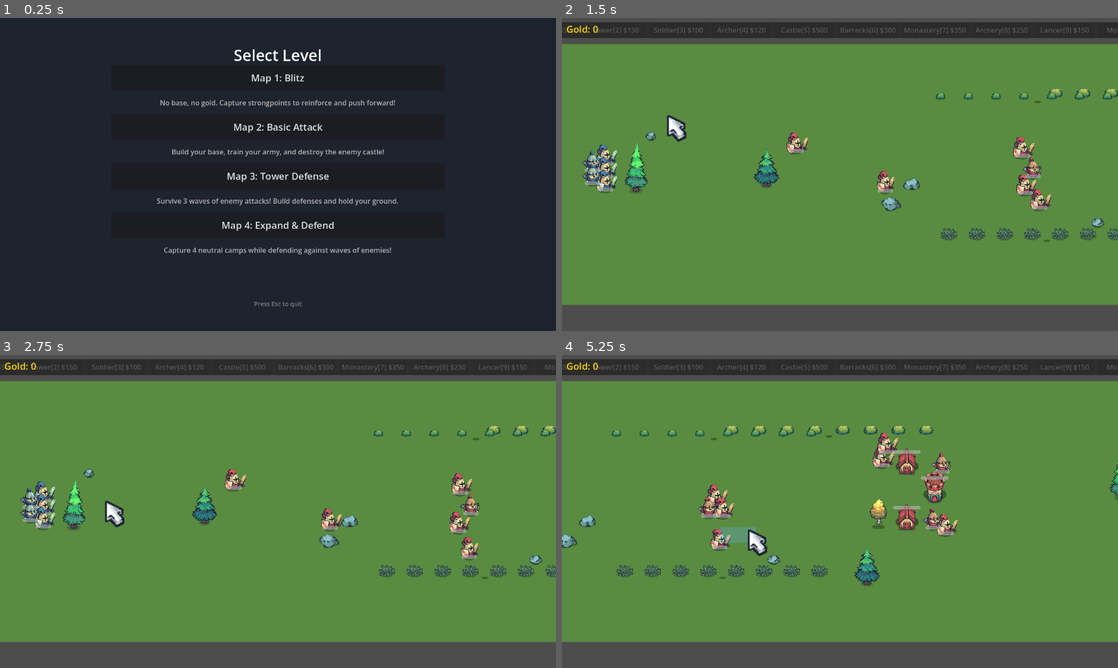
Above: before the commit, frames 1-4 (two rows, left to right).
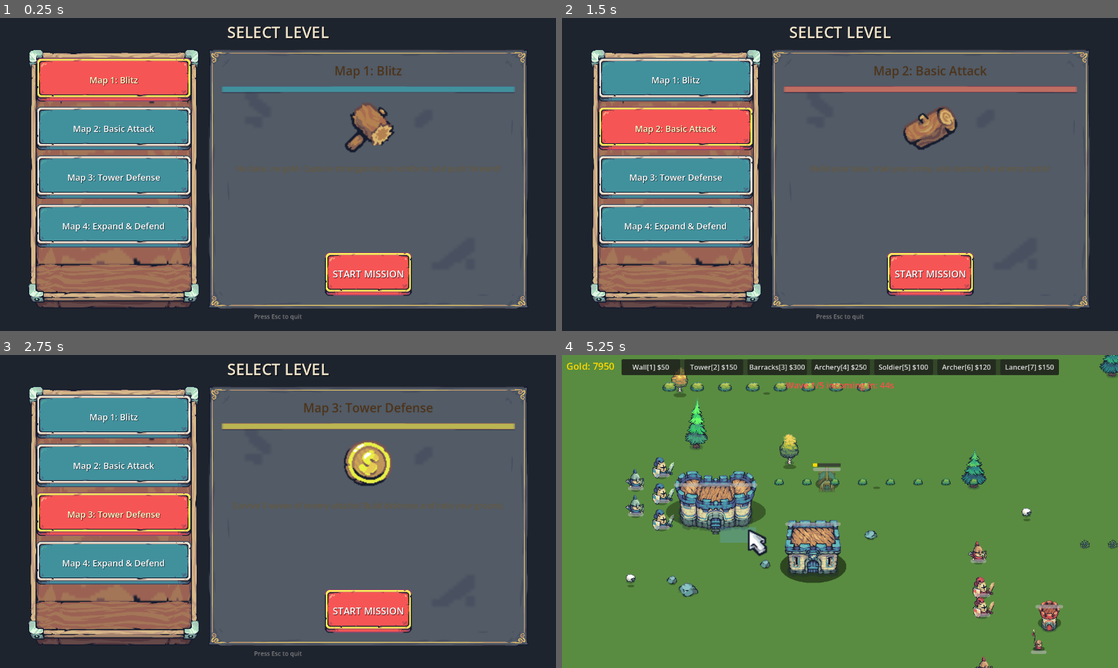
Above: after the commit, the same moments.

Repository: IguanaYu/godot_rts_start
Game: Godot game, scene res://scenes/level_select.tscn
Two runs of this game, one before a commit and one after it. Both use one fixed random seed, a clock stepped at 60 frames per second and the inputs below.
Inputs (mouse positions are in pixels of both pictures, inside the frame that each line leads up to):
- Up to frame 1 (0.25 s): no input
- Up to frame 2 (1.5 s): click (673, 80) at 0.52 s; click (673, 127) at 1.27 s
- Up to frame 3 (2.75 s): click (111, 514) at 2.02 s
- Up to frame 4 (5.25 s): click (673, 561) at 2.77 s; click (928, 611) at 3.52 s; tap Enter at 4.25 s; move the mouse to (962, 495) at 4.27 s; hold Right 4.28-5 s; tap 1 at 4.35 s; click (962, 495) at 4.42 s; tap Space at 4.52 s; drag from (728, 527) to (812, 574) at 5.02 s

The runs differ from the first frame. In frame 1, 70% of the frame differs, in the area x 5-95%, y 2-97%; in frame 2, 95%; in frame 3, 95%, in the area x 0-100%, y 0-100%; in frame 4, 26%.

Commit message:
重设计选关界面：左右分栏布局+Tiny Swords九宫格素材
- 左侧35%：WoodTable九宫格底板+4个蓝/红按钮
- 右侧65%：SpecialPaper九宫格底板+关卡预览+START按钮
- 运行时裁剪九宫格透明间隙拼合连续纹理，解决拉伸缝隙问题
- 鼠标悬停按钮实时切换右侧预览，点击选中变红
- 保留ESC退出功能

Diff:
--- a/scripts/level_select.gd
+++ b/scripts/level_select.gd
@@ -1,84 +1,516 @@
 extends Control
 
-var level_buttons: Array[Button] = []
-
+# === 素材路径常量 ===
+const PATH_BANNER := "res://assets/Tiny Swords (Free Pack)/Tiny Swords (Free Pack)/UI Elements/UI Elements/Banners/Banner.png"
+const PATH_WOOD_TABLE := "res://assets/Tiny Swords (Free Pack)/Tiny Swords (Free Pack)/UI Elements/UI Elements/Wood Table/WoodTable.png"
+const PATH_SPECIAL_PAPER := "res://assets/Tiny Swords (Free Pack)/Tiny Swords (Free Pack)/UI Elements/UI Elements/Papers/SpecialPaper.png"
+const PATH_BTN_BLUE_REG := "res://assets/Tiny Swords (Free Pack)/Tiny Swords (Free Pack)/UI Elements/UI Elements/Buttons/BigBlueButton_Regular.png"
+const PATH_BTN_BLUE_PRS := "res://assets/Tiny Swords (Free Pack)/Tiny Swords (Free Pack)/UI Elements/UI Elements/Buttons/BigBlueButton_Pressed.png"
+const PATH_BTN_RED_REG := "res://assets/Tiny Swords (Free Pack)/Tiny Swords (Free Pack)/UI Elements/UI Elements/Buttons/BigRedButton_Regular.png"
+const PATH_BTN_RED_PRS := "res://assets/Tiny Swords (Free Pack)/Tiny Swords (Free Pack)/UI Elements/UI Elements/Buttons/BigRedButton_Pressed.png"
+const PATH_SMALL_RIBBONS := "res://assets/Tiny Swords (Free Pack)/Tiny Swords (Free Pack)/UI Elements/UI Elements/Ribbons/SmallRibbons.png"
+const PATH_ICON_01 := "res://assets/Tiny Swords (Free Pack)/Tiny Swords (Free Pack)/UI Elements/UI Elements/Icons/Icon_01.png"
+const PATH_ICON_02 := "res://assets/Tiny Swords (Free Pack)/Tiny Swords (Free Pack)/UI Elements/UI Elements/Icons/Icon_02.png"
+const PATH_ICON_03 := "res://assets/Tiny Swords (Free Pack)/Tiny Swords (Free Pack)/UI Elements/UI Elements/Icons/Icon_03.png"
+const PATH_ICON_04 := "res://assets/Tiny Swords (Free Pack)/Tiny Swords (Free Pack)/UI Elements/UI Elements/Icons/Icon_04.png"
+
+# === 关卡数据 ===
 var levels := [
 	{
 		"name": "Map 1: Blitz",
 		"desc": "No base, no gold. Capture strongpoints to reinforce and push forward!",
-		"scene": "res://scenes/maps/map_1.tscn"
+		"scene": "res://scenes/maps/map_1.tscn",
+		"icon": PATH_ICON_01,
+		"ribbon_row": 0,
 	},
 	{
 		"name": "Map 2: Basic Attack",
 		"desc": "Build your base, train your army, and destroy the enemy castle!",
-		"scene": "res://scenes/maps/map_2.tscn"
+		"scene": "res://scenes/maps/map_2.tscn",
+		"icon": PATH_ICON_02,
+		"ribbon_row": 2,
 	},
 	{
 		"name": "Map 3: Tower Defense",
 		"desc": "Survive 3 waves of enemy attacks! Build defenses and hold your ground.",
-		"scene": "res://scenes/maps/map_3.tscn"
+		"scene": "res://scenes/maps/map_3.tscn",
+		"icon": PATH_ICON_03,
+		"ribbon_row": 4,
 	},
 	{
 		"name": "Map 4: Expand & Defend",
 		"desc": "Capture 4 neutral camps while defending against waves of enemies!",
-		"scene": "res://scenes/maps/map_4.tscn"
+		"scene": "res://scenes/maps/map_4.tscn",
+		"icon": PATH_ICON_04,
+		"ribbon_row": 6,
 	},
 ]
 
+# === UI 引用 ===
+var selected_index: int = -1
+var button_backgrounds: Array[NinePatchRect] = []
+var button_labels: Array[Label] = []
+var right_title: Label
+var right_desc: Label
+var right_icon: TextureRect
+var right_ribbon: NinePatchRect
+var start_button_bg: NinePatchRect
+
+# === 预处理的九宫格纹理（去除透明间隙后的连续纹理）===
+var np_banner: Dictionary
+var np_wood_table: Dictionary
+var np_paper: Dictionary
+var np_btn_blue: Dictionary
+var np_btn_blue_prs: Dictionary
+var np_btn_red: Dictionary
+var np_btn_red_prs: Dictionary
+
+# ============================================================
+# 九宫格纹理预处理：从精灵图裁剪9个tile并拼合成连续纹理
+# ============================================================
+# content_rows/cols: [[start, end], [start, end], [start, end]]
+# start/end 是像素坐标（包含端点）
+func _process_ninepatch(source_path: String, content_rows: Array, content_cols: Array) -> Dictionary:
+	var source_tex: Texture2D = load(source_path)
+	var img: Image = source_tex.get_image()
+
+	var tw := [
+		content_cols[0][1] - content_cols[0][0] + 1,
+		content_cols[1][1] - content_cols[1][0] + 1,
+		content_cols[2][1] - content_cols[2][0] + 1,
+	]
+	var th := [
+		content_rows[0][1] - content_rows[0][0] + 1,
+		content_rows[1][1] - content_rows[1][0] + 1,
+		content_rows[2][1] - content_rows[2][0] + 1,
+	]
+
+	var new_w: int = tw[0] + tw[1] + tw[2]
+	var new_h: int = th[0] + th[1] + th[2]
+	var new_img := Image.create(new_w, new_h, false, Image.FORMAT_RGBA8)
+
+	var dst_y: int = 0
+	for r in range(3):
+		var dst_x: int = 0
+		for c in range(3):
+			var region := Rect2i(content_cols[c][0], content_rows[r][0], tw[c], th[r])
+			var tile := img.get_region(region)
+			new_img.blit_rect(tile, Rect2i(Vector2i.ZERO, tile.get_size()), Vector2i(dst_x, dst_y))
+			dst_x += tw[c]
+		dst_y += th[r]
+
+	return {
+		"texture": ImageTexture.create_from_image(new_img),
+		"margin_left": tw[0],
+		"margin_right": tw[2],
+		"margin_top": th[0],
+		"margin_bottom": th[2],
+	}
+
+
+# ============================================================
+# 初始化
+# ============================================================
 func _ready() -> void:
-	# Title
+	# 预处理所有九宫格纹理（通过 Python 像素分析得到的精确 tile 边界）
+	# Banner (448x448): row [60-127, 192-255, 320-430], col [28-127, 192-255, 320-403]
+	np_banner = _process_ninepatch(PATH_BANNER,
+		[[60, 127], [192, 255], [320, 430]],
+		[[28, 127], [192, 255], [320, 403]])
+
+	# WoodTable (448x448): row [43-127, 192-255, 320-422], col [44-127, 192-255, 320-403]
+	np_wood_table = _process_ninepatch(PATH_WOOD_TABLE,
+		[[43, 127], [192, 255], [320, 422]],
+		[[44, 127], [192, 255], [320, 403]])
+
+	# SpecialPaper (320x320): row [20-63, 128-191, 256-298], col [9-63, 128-191, 256-310]
+	np_paper = _process_ninepatch(PATH_SPECIAL_PAPER,
+		[[20, 63], [128, 191], [256, 298]],
+		[[9, 63], [128, 191], [256, 310]])
+
+	# BigBlueButton Regular (320x320): row [17-63, 128-191, 256-302], col [19-63, 128-191, 256-300]
+	np_btn_blue = _process_ninepatch(PATH_BTN_BLUE_REG,
+		[[17, 63], [128, 191], [256, 302]],
+		[[19, 63], [128, 191], [256, 300]])
+
+	# BigBlueButton Pressed (320x320): row [28-63, 128-191, 256-304], col [14-63, 128-191, 256-305]
+	np_btn_blue_prs = _process_ninepatch(PATH_BTN_BLUE_PRS,
+		[[28, 63], [128, 191], [256, 304]],
+		[[14, 63], [128, 191], [256, 305]])
+
+	# BigRedButton Regular (320x320): row [17-63, 128-191, 256-302], col [19-63, 128-191, 256-300]
+	np_btn_red = _process_ninepatch(PATH_BTN_RED_REG,
+		[[17, 63], [128, 191], [256, 302]],
+		[[19, 63], [128, 191], [256, 300]])
+
+	# BigRedButton Pressed (320x320): row [28-63, 128-191, 256-304], col [14-63, 128-191, 256-305]
+	np_btn_red_prs = _process_ninepatch(PATH_BTN_RED_PRS,
+		[[28, 63], [128, 191], [256, 304]],
+		[[14, 63], [128, 191], [256, 305]])
+
+	# 构建 UI（banner 在最底层，不遮挡内容）
+	_create_banner()
+	_create_main_layout()
+	_create_hint_label()
+	_select_level(0)
+
+
+# ============================================================
+# 辅助：创建 NinePatchRect 并设置好 margin
+# ============================================================
+func _make_ninepatch(np: Dictionary) -> NinePatchRect:
+	var npr := NinePatchRect.new()
+	npr.texture = np.texture
+	npr.patch_margin_left = np.margin_left
+	npr.patch_margin_right = np.margin_right
+	npr.patch_margin_top = np.margin_top
+	npr.patch_margin_bottom = np.margin_bottom
+	npr.mouse_filter = Control.MOUSE_FILTER_IGNORE
+	return npr
+
+
+# ============================================================
+# 顶部横幅
+# ============================================================
+func _create_banner() -> void:
+	# 简单文字标题
 	var title := Label.new()
-	title.text = "Select Level"
+	title.text = "SELECT LEVEL"
+	title.horizontal_alignment = HORIZONTAL_ALIGNMENT_CENTER
 	title.add_theme_font_size_override("font_size", 36)
-	title.horizontal_alignment = HORIZONTAL_ALIGNMENT_CENTER
+	title.add_theme_color_override("font_color", Color(0.95, 0.9, 0.8))
+	title.add_theme_color_override("font_shadow_color", Color(0, 0, 0, 0.6))
+	title.add_theme_constant_override("shadow_offset_x", 2)
+	title.add_theme_constant_override("shadow_offset_y", 2)
 	title.anchor_left = 0.0
 	title.anchor_right = 1.0
-	title.offset_top = 60.0
-	title.offset_bottom = 100.0
+	title.anchor_top = 0.01
+	title.anchor_bottom = 0.06
+	title.mouse_filter = Control.MOUSE_FILTER_IGNORE
 	add_child(title)
 
-	# Button container
-	var container := VBoxContainer.new()
-	container.anchor_left = 0.2
-	container.anchor_right = 0.8
-	container.anchor_top = 0.15
-	container.anchor_bottom = 0.85
-	container.add_theme_constant_override("separation", 15)
-	add_child(container)
+
+# ============================================================
+# 主布局容器
+# ============================================================
+func _create_main_layout() -> void:
+	var hbox := HBoxContainer.new()
+	hbox.anchor_left = 0.05
+	hbox.anchor_right = 0.95
+	hbox.anchor_top = 0.10
+	hbox.anchor_bottom = 0.93
+	hbox.add_theme_constant_override("separation", 20)
+	add_child(hbox)
+
+	_create_left_panel(hbox)
+	_create_right_panel(hbox)
+
+
+# ============================================================
+# 左侧面板 — 关卡列表
+# ============================================================
+func _create_left_panel(parent: HBoxContainer) -> void:
+	var wrapper := Control.new()
+	wrapper.size_flags_horizontal = Control.SIZE_EXPAND_FILL
+	wrapper.size_flags_stretch_ratio = 0.35
+	parent.add_child(wrapper)
+
+	# WoodTable 九宫格底板
+	var bg := _make_ninepatch(np_wood_table)
+	bg.set_anchors_and_offsets_preset(Control.PRESET_FULL_RECT)
+	wrapper.add_child(bg)
+
+	# 内容容器
+	var vbox := VBoxContainer.new()
+	vbox.set_anchors_and_offsets_preset(Control.PRESET_FULL_RECT)
+	vbox.offset_left = 20
+	vbox.offset_right = -20
+	vbox.offset_top = 20
+	vbox.offset_bottom = -20
+	vbox.add_theme_constant_override("separation", 12)
+	wrapper.add_child(vbox)
 
 	for i in range(levels.size()):
-		var level: Dictionary = levels[i]
-		var btn := Button.new()
-		btn.text = level.name
-		btn.custom_minimum_size = Vector2(0, 60)
-		btn.add_theme_font_size_override("font_size", 22)
-		var scene_path: String = level.scene
-		btn.pressed.connect(func(): _load_level(scene_path))
-		container.add_child(btn)
-		level_buttons.append(btn)
-
-		# Description label
-		var desc := Label.new()
-		desc.text = level.desc
-		desc.add_theme_font_size_override("font_size", 16)
-		desc.add_theme_color_override("font_color", Color(0.7, 0.7, 0.7))
-		desc.horizontal_alignment = HORIZONTAL_ALIGNMENT_CENTER
-		container.add_child(desc)
-
-	# Esc hint
+		vbox.add_child(_create_level_button(i))
+
+	# 弹性间距，把按钮推到顶部
+	var spacer := Control.new()
+	spacer.size_flags_vertical = Control.SIZE_EXPAND_FILL
+	vbox.add_child(spacer)
+
+
+# ============================================================
+# 关卡按钮工厂
+# ============================================================
+func _create_level_button(index: int) -> Control:
+	var wrapper := Control.new()
+	wrapper.custom_minimum_size = Vector2(0, 100)
+
+	# 九宫格按钮底板（初始蓝色）
+	var bg := _make_ninepatch(np_btn_blue)
+	bg.set_anchors_and_offsets_preset(Control.PRESET_FULL_RECT)
+	wrapper.add_child(bg)
+	button_backgrounds.append(bg)
+
+	# 透明 Button 接收鼠标事件
+	var btn := Button.new()
+	btn.set_anchors_and_offsets_preset(Control.PRESET_FULL_RECT)
+	btn.mouse_default_cursor_shape = Control.CURSOR_POINTING_HAND
+	var empty_style := StyleBoxEmpty.new()
+	btn.add_theme_stylebox_override("normal", empty_style)
+	btn.add_theme_stylebox_override("hover", empty_style)
+	btn.add_theme_stylebox_override("pressed", empty_style)
+	btn.add_theme_stylebox_override("focus", empty_style)
+	btn.mouse_entered.connect(_on_button_hover.bind(index))
+	btn.mouse_exited.connect(_on_button_unhover.bind(index))
+	btn.pressed.connect(_on_button_clicked.bind(index))
+	btn.button_down.connect(_on_button_down.bind(index))
+	btn.button_up.connect(_on_button_up.bind(index))
+	wrapper.add_child(btn)
+
+	# 文字标签
+	var label := Label.new()
+	label.text = levels[index].name
+	label.horizontal_alignment = HORIZONTAL_ALIGNMENT_CENTER
+	label.vertical_alignment = VERTICAL_ALIGNMENT_CENTER
+	label.add_theme_font_size_override("font_size", 20)
+	label.add_theme_color_override("font_color", Color(1, 1, 1))
+	label.add_theme_color_override("font_shadow_color", Color(0, 0, 0, 0.6))
+	label.add_theme_constant_override("shadow_offset_x", 1)
+	label.add_theme_constant_override("shadow_offset_y", 1)
+	label.set_anchors_and_offsets_preset(Control.PRESET_FULL_RECT)
+	label.mouse_filter = Control.MOUSE_FILTER_IGNORE
+	wrapper.add_child(label)
+	button_labels.append(label)
+
+	return wrapper
+
+
+# ============================================================
+# 右侧面板 — 关卡预览
+# ============================================================
+func _create_right_panel(parent: HBoxContainer) -> void:
+	var wrapper := Control.new()
+	wrapper.size_flags_horizontal = Control.SIZE_EXPAND_FILL
+	wrapper.size_flags_stretch_ratio = 0.65
+	parent.add_child(wrapper)
+
+	# SpecialPaper 九宫格底板
+	var bg := _make_ninepatch(np_paper)
+	bg.set_anchors_and_offsets_preset(Control.PRESET_FULL_RECT)
+	wrapper.add_child(bg)
+
+	# 内容容器
+	var vbox := VBoxContainer.new()
+	vbox.set_anchors_and_offsets_preset(Control.PRESET_FULL_RECT)
+	vbox.offset_left = 30
+	vbox.offset_right = -30
+	vbox.offset_top = 30
+	vbox.offset_bottom = -30
+	vbox.add_theme_constant_override("separation", 16)
+	wrapper.add_child(vbox)
+
+	# 1) 标题
+	right_title = Label.new()
+	right_title.horizontal_alignment = HORIZONTAL_ALIGNMENT_CENTER
+	right_title.add_theme_font_size_override("font_size", 28)
+	right_title.add_theme_color_override("font_color", Color(0.3, 0.2, 0.1))
+	vbox.add_child(right_title)
+
+	# 2) 丝带装饰条
+	right_ribbon = NinePatchRect.new()
+	right_ribbon.custom_minimum_size = Vector2(0, 16)
+	right_ribbon.size_flags_horizontal = Control.SIZE_EXPAND_FILL
+	right_ribbon.mouse_filter = Control.MOUSE_FILTER_IGNORE
+	vbox.add_child(right_ribbon)
+
+	# 3) 图标占位图
+	right_icon = TextureRect.new()
+	right_icon.custom_minimum_size = Vector2(128, 128)
+	right_icon.size_flags_horizontal = Control.SIZE_SHRINK_CENTER
+	right_icon.expand_mode = TextureRect.EXPAND_IGNORE_SIZE
+	right_icon.stretch_mode = TextureRect.STRETCH_KEEP_ASPECT_CENTERED
+	vbox.add_child(right_icon)
+
+	# 4) 描述文字
+	right_desc = Label.new()
+	right_desc.horizontal_alignment = HORIZONTAL_ALIGNMENT_CENTER
+	right_desc.add_theme_font_size_override("font_size", 18)
+	right_desc.add_theme_color_override("font_color", Color(0.4, 0.35, 0.25))
+	right_desc.autowrap_mode = TextServer.AUTOWRAP_WORD_SMART
+	right_desc.custom_minimum_size = Vector2(0, 60)
+	vbox.add_child(right_desc)
+
+	# 5) 弹性间距
+	var spacer := Control.new()
+	spacer.size_flags_vertical = Control.SIZE_EXPAND_FILL
+	vbox.add_child(spacer)
+
+	# 6) START 按钮
+	_create_start_button(vbox)
+
+
+# ============================================================
+# START 按钮
+# ============================================================
+func _create_start_button(parent: VBoxContainer) -> void:
+	var wrapper := Control.new()
+	wrapper.custom_minimum_size = Vector2(200, 100)
+	wrapper.size_flags_horizontal = Control.SIZE_SHRINK_CENTER
+
+	start_button_bg = _make_ninepatch(np_btn_red)
+	start_button_bg.set_anchors_and_offsets_preset(Control.PRESET_FULL_RECT)
+	wrapper.add_child(start_button_bg)
+
+	var btn := Button.new()
+	btn.set_anchors_and_offsets_preset(Control.PRESET_FULL_RECT)
+	btn.mouse_default_cursor_shape = Control.CURSOR_POINTING_HAND
+	var empty_style := StyleBoxEmpty.new()
+	btn.add_theme_stylebox_override("normal", empty_style)
+	btn.add_theme_stylebox_override("hover", empty_style)
+	btn.add_theme_stylebox_override("pressed", empty_style)
+	btn.add_theme_stylebox_override("focus", empty_style)
+	btn.pressed.connect(_on_start_pressed)
+	btn.button_down.connect(func(): start_button_bg.texture = np_btn_red_prs.texture)
+	btn.button_up.connect(func(): start_button_bg.texture = np_btn_red.texture)
+	wrapper.add_child(btn)
+
+	var label := Label.new()
+	label.text = "START MISSION"
+	label.horizontal_alignment = HORIZONTAL_ALIGNMENT_CENTER
+	label.vertical_alignment = VERTICAL_ALIGNMENT_CENTER
+	label.add_theme_font_size_override("font_size", 22)
+	label.add_theme_color_override("font_color", Color(1, 1, 1))
+	label.add_theme_color_override("font_shadow_color", Color(0, 0, 0, 0.6))
+	label.add_theme_constant_override("shadow_offset_x", 1)
+	label.add_theme_constant_override("shadow_offset_y", 1)
+	label.set_anchors_and_offsets_preset(Control.PRESET_FULL_RECT)
+	label.mouse_filter = Control.MOUSE_FILTER_IGNORE
+	wrapper.add_child(label)
+
+	parent.add_child(wrapper)
+
+
+# ============================================================
+# 底部提示
+# ============================================================
+func _create_hint_label() -> void:
 	var hint := Label.new()
 	hint.text = "Press Esc to quit"
 	hint.add_theme_font_size_override("font_size", 14)
 	hint.add_theme_color_override("font_color", Color(0.5, 0.5, 0.5))
 	hint.anchor_left = 0.0
 	hint.anchor_right = 1.0
-	hint.anchor_top = 0.9
-	hint.anchor_bottom = 0.95
+	hint.anchor_top = 0.94
+	hint.anchor_bottom = 0.98
 	hint.horizontal_alignment = HORIZONTAL_ALIGNMENT_CENTER
 	add_child(hint)
 
+
+# ============================================================
+# 交互逻辑
+# ============================================================
+func _select_level(index: int) -> void:
+	selected_index = index
+	_update_button_appearances()
+	_update_right_panel(index)
+
+
+func _update_button_appearances() -> void:
+	for i in range(levels.size()):
+		if i == selected_index:
+			button_backgrounds[i].texture = np_btn_red.texture
+			button_backgrounds[i].patch_margin_left = np_btn_red.margin_left
+			button_backgrounds[i].patch_margin_right = np_btn_red.margin_right
+			button_backgrounds[i].patch_margin_top = np_btn_red.margin_top
+			button_backgrounds[i].patch_margin_bottom = np_btn_red.margin_bottom
+			button_labels[i].add_theme_color_override("font_color", Color(1, 1, 0.8))
+		else:
+			button_backgrounds[i].texture = np_btn_blue.texture
+			button_backgrounds[i].patch_margin_left = np_btn_blue.margin_left
+			button_backgrounds[i].patch_margin_right = np_btn_blue.margin_right
+			button_backgrounds[i].patch_margin_top = np_btn_blue.margin_top
+			button_backgrounds[i].patch_margin_bottom = np_btn_blue.margin_bottom
+			button_labels[i].add_theme_color_override("font_color", Color(1, 1, 1))
+
+
+func _update_right_panel(index: int) -> void:
+	if index < 0 or index >= levels.size():
+		return
+	var level: Dictionary = levels[index]
+	right_title.text = level.name
+	right_desc.text = level.desc
+	right_icon.texture = load(level.icon)
+
+	# 更新丝带（从 SmallRibbons 图集提取对应行）
+	var ribbon_row: int = int(level.ribbon_row)
+	# SmallRibbons 行的 content 区域：交替 60px 和 54px
+	# row 0: 4-63(60), row 1: 68-121(54), row 2: 132-191(60), ...
+	var ribbon_starts := [4, 68, 132, 196, 260, 324, 388, 452, 516, 580]
+	var ribbon_ends := [63, 121, 191, 249, 319, 377, 447, 505, 575, 633]
+	if ribbon_row < ribbon_starts.size():
+		var rh: int = ribbon_ends[ribbon_row] - ribbon_starts[ribbon_row] + 1
+		var ribbon_atlas := AtlasTexture.new()
+		ribbon_atlas.atlas = load(PATH_SMALL_RIBBONS)
+		# 提取中间列（128-191, 64px 宽）作为丝带纹理
+		ribbon_atlas.region = Rect2(128, ribbon_starts[ribbon_row], 64, rh)
+		right_ribbon.texture = ribbon_atlas
+		right_ribbon.patch_margin_left = 0
+		right_ribbon.patch_margin_right = 0
+		right_ribbon.patch_margin_top = 0
+		right_ribbon.patch_margin_bottom = 0
+
+
+func _on_button_hover(index: int) -> void:
+	_update_right_panel(index)
+
+
+func _on_button_unhover(_index: int) -> void:
+	_update_right_panel(selected_index)
+
+
+func _on_button_clicked(index: int) -> void:
+	_select_level(index)
+
+
+func _on_button_down(index: int) -> void:
+	if index == selected_index:
+		button_backgrounds[index].texture = np_btn_red_prs.texture
+		button_backgrounds[index].patch_margin_left = np_btn_red_prs.margin_left
+		button_backgrounds[index].patch_margin_right = np_btn_red_prs.margin_right
+		button_backgrounds[index].patch_margin_top = np_btn_red_prs.margin_top
+		button_backgrounds[index].patch_margin_bottom = np_btn_red_prs.margin_bottom
+	else:
+		button_backgrounds[index].texture = np_btn_blue_prs.texture
+		button_backgrounds[index].patch_margin_left = np_btn_blue_prs.margin_left
+		button_backgrounds[index].patch_margin_right = np_btn_blue_prs.margin_right
+		button_backgrounds[index].patch_margin_top = np_btn_blue_prs.margin_top
+		button_backgrounds[index].patch_margin_bottom = np_btn_blue_prs.margin_bottom
+
+
+func _on_button_up(index: int) -> void:
+	if index == selected_index:
+		button_backgrounds[index].texture = np_btn_red.texture
+		button_backgrounds[index].patch_margin_left = np_btn_red.margin_left
+		button_backgrounds[index].patch_margin_right = np_btn_red.margin_right
+		button_backgrounds[index].patch_margin_top = np_btn_red.margin_top
+		button_backgrounds[index].patch_margin_bottom = np_btn_red.margin_bottom
+	else:
+		button_backgrounds[index].texture = np_btn_blue.texture
+		button_backgrounds[index].patch_margin_left = np_btn_blue.margin_left
+		button_backgrounds[index].patch_margin_right = np_btn_blue.margin_right
+		button_backgrounds[index].patch_margin_top = np_btn_blue.margin_top
+		button_backgrounds[index].patch_margin_bottom = np_btn_blue.margin_bottom
+
+
+func _on_start_pressed() -> void:
+	if selected_index >= 0 and selected_index < levels.size():
+		_load_level(levels[selected_index].scene)
+
+
 func _load_level(scene_path: String) -> void:
 	get_tree().change_scene_to_file(scene_path)
+
 
 func _input(event: InputEvent) -> void:
 	if event is InputEventKey and event.pressed:
